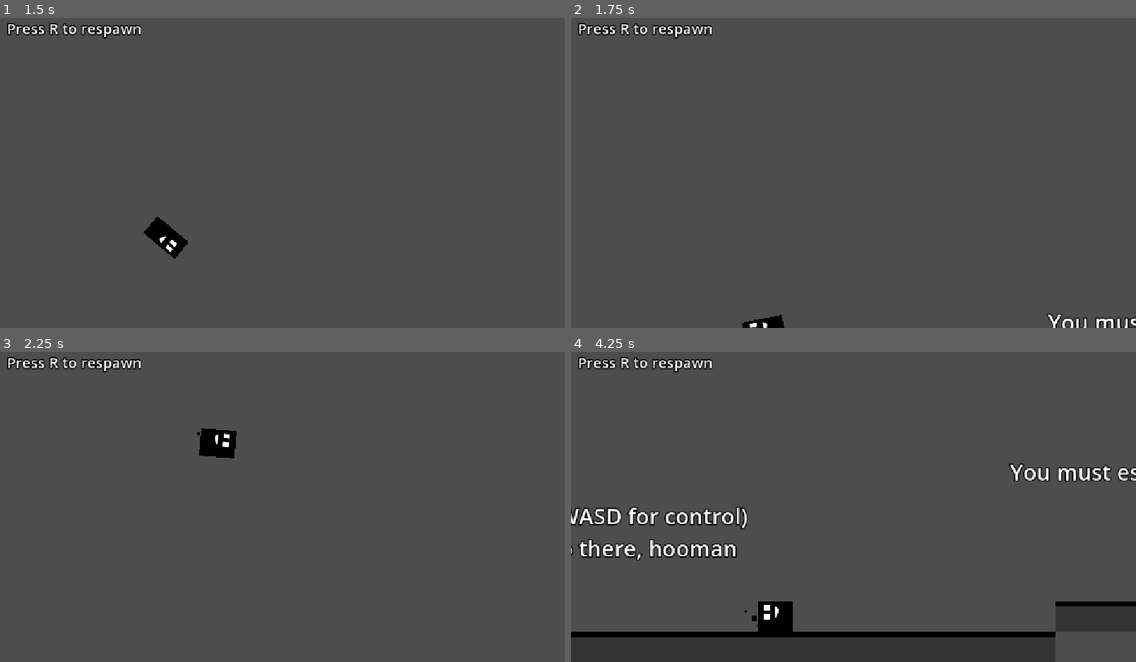
Above: before the commit, frames 1-4 (two rows, left to right).
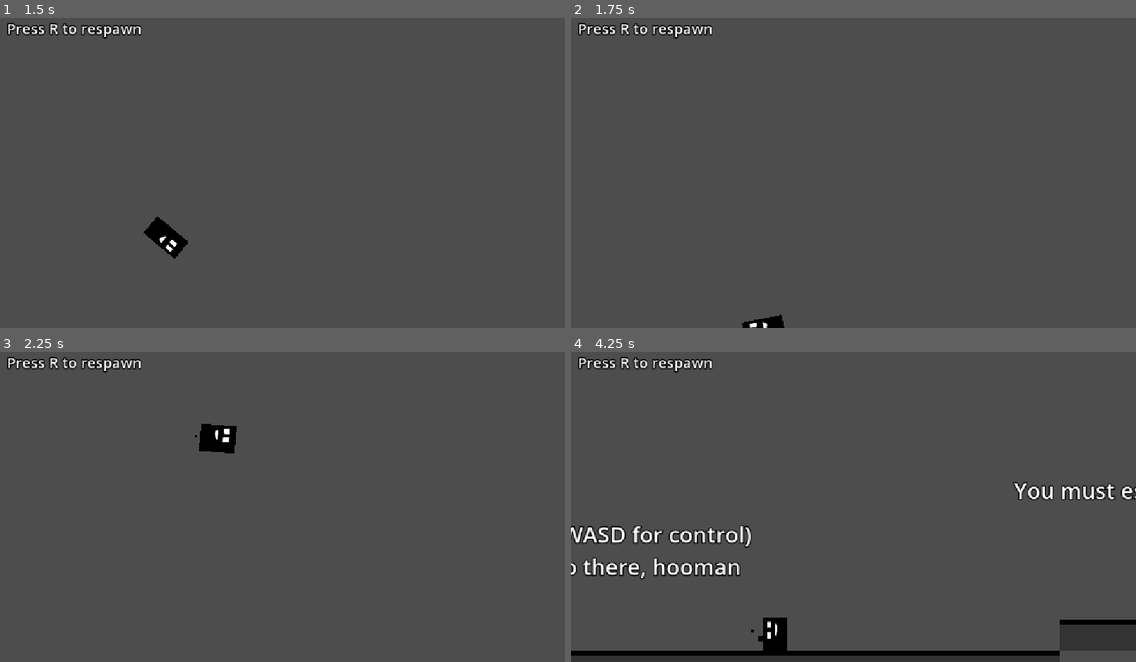
Above: after the commit, the same moments.

Repository: arkahafidz/jumpstart-arka
Game: Godot game, scene res://scenes/main.tscn
Same seed, same stepped clock (60 frames per second), same inputs: the game is played once before the commit and once after it.
Inputs (mouse positions are in pixels of both pictures, inside the frame that each line leads up to):
- Up to frame 1 (1.5 s): tap R (reset_position) at 0.5, 1.25 s; move the mouse to (406, 154) at 0.52 s; hold D (right) from 0.53 s (still down); tap Alt at 0.6 s; click (406, 154) at 0.67 s; tap Space (jump) at 0.77 s; move the mouse to (169, 185) at 1.27 s; tap Shift at 1.35 s
- Up to frame 2 (1.75 s): keep holding D (right); tap Space (jump) at 1.52 s
- Up to frame 3 (2.25 s): tap R (reset_position) at 2 s; move the mouse to (339, 432) at 2.02 s; release D (right) at 2.03 s; hold A (left) from 2.03 s (still down); tap Alt at 2.1 s
- Up to frame 4 (4.25 s): tap R (reset_position) at 2.75, 3.5 s; move the mouse to (825, 565) at 2.77 s; release A (left) at 2.78 s; hold D (right) from 2.78 s (still down); tap Shift at 2.85 s; click (825, 565) at 2.92 s; tap Space (jump) at 3.02, 3.77 s; move the mouse to (1023, 550) at 3.52 s; tap Alt at 3.6 s

Frame 1 is identical in both runs. In frame 2, 0.3% of the frame differs, in the area x 84-100%, y 95-100%; in frame 3, 0.3%; in frame 4, 14%, in the area x 0-100%, y 35-100%.

Commit message:
fixed bug

Diff:
--- a/scenes/main.tscn
+++ b/scenes/main.tscn
@@ -83,8 +83,9 @@
 [node name="Node" type="Node" unique_id=2135571101]
 
 [node name="Player" type="CharacterBody2D" parent="." unique_id=1843182935 groups=["Player"]]
-position = Vector2(420, -970)
+position = Vector2(412, -1051)
 script = ExtResource("1_choun")
+JUMP_VELOCITY = -500.0
 
 [node name="AnimatedSprite2D" type="AnimatedSprite2D" parent="Player" unique_id=1041954057]
 z_index = 10
@@ -380,7 +381,7 @@
 scale_amount_max = 0.1
 
 [node name="Jelly6" type="StaticBody2D" parent="." unique_id=665327310]
-position = Vector2(9624, 86)
+position = Vector2(9627, 86)
 scale = Vector2(0.25, 0.25)
 script = ExtResource("8_muem4")
 
@@ -406,7 +407,7 @@
 scale_amount_max = 0.1
 
 [node name="Jelly7" type="StaticBody2D" parent="." unique_id=2039918879]
-position = Vector2(9966, -24)
+position = Vector2(9932, -24)
 scale = Vector2(0.25, 0.25)
 script = ExtResource("8_muem4")
 
@@ -458,7 +459,7 @@
 scale_amount_max = 0.1
 
 [node name="Jelly9" type="StaticBody2D" parent="." unique_id=49878363]
-position = Vector2(11541, 5)
+position = Vector2(11670, 5)
 scale = Vector2(0.25, 0.25)
 script = ExtResource("8_muem4")
 
@@ -484,7 +485,7 @@
 scale_amount_max = 0.1
 
 [node name="Jelly10" type="StaticBody2D" parent="." unique_id=1595482093]
-position = Vector2(11729, 6)
+position = Vector2(11986, 6)
 scale = Vector2(0.25, 0.25)
 script = ExtResource("8_muem4")
 
Not shown, added: export_presets.cfg
